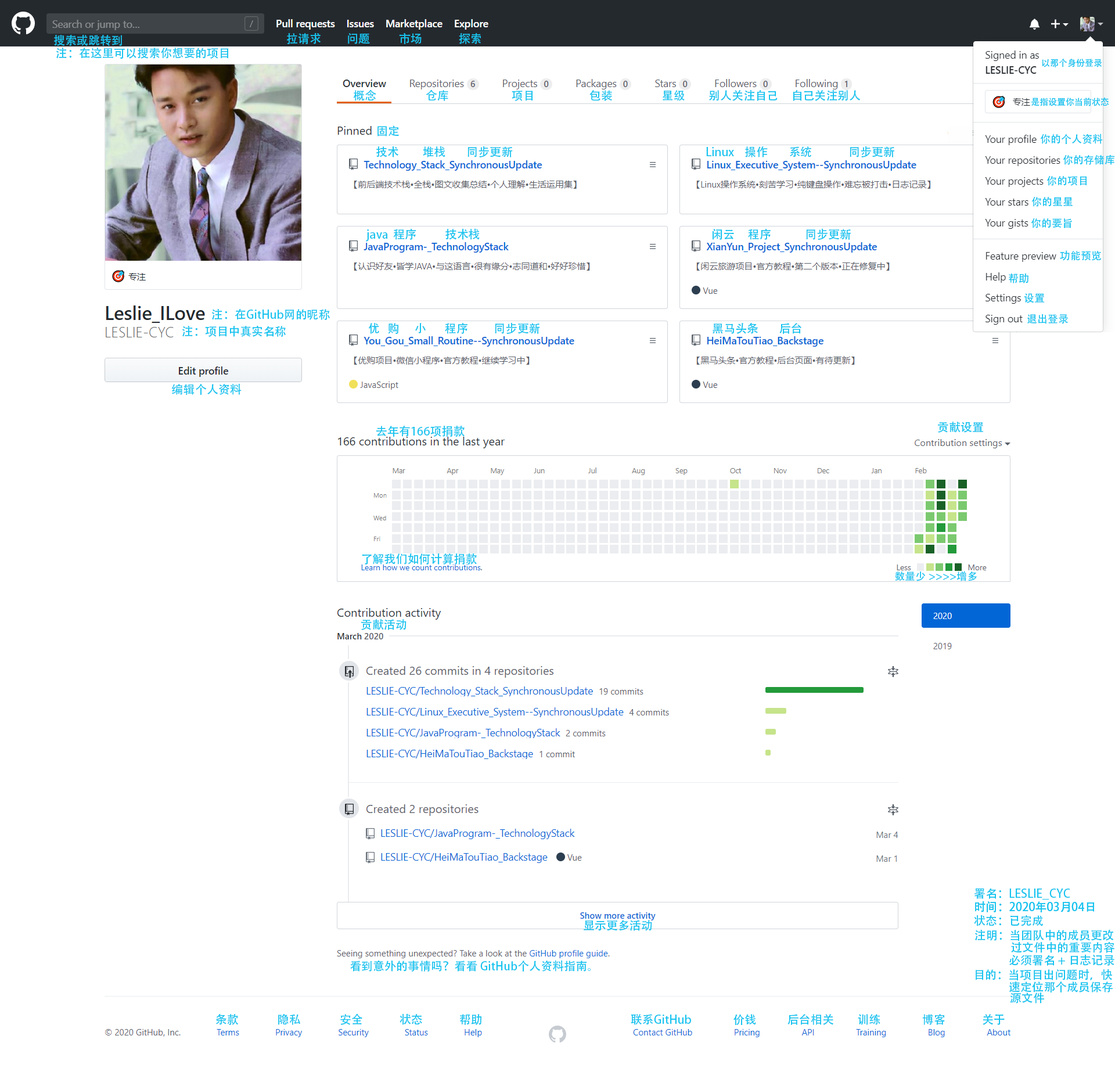
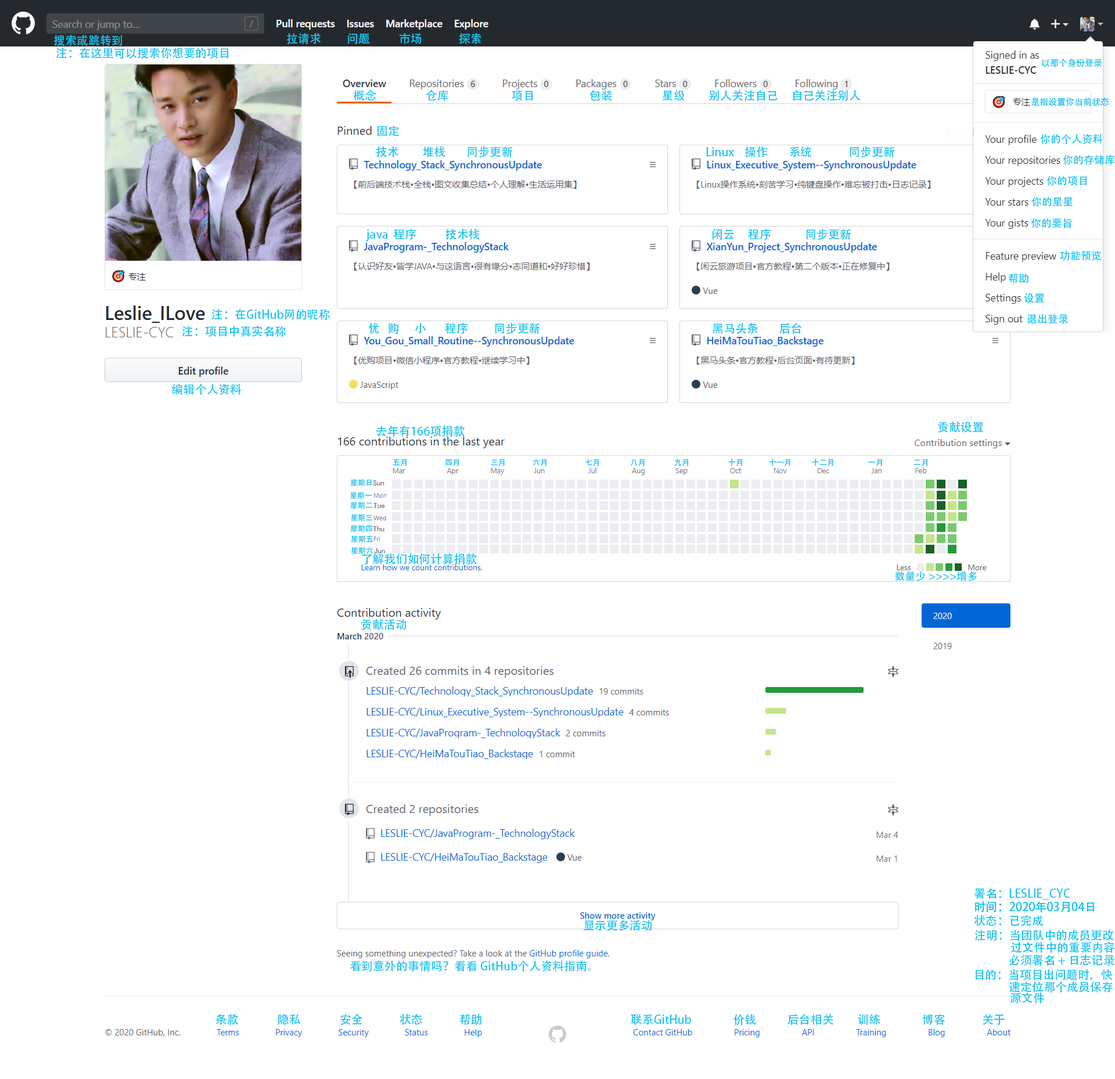
Layer changes from the first 1115x1079 image to the second:
added layer "Jun" above "Thu" over [374, 548, 386, 554]
added layer "Thu" above "Tue" over [372, 526, 385, 532]
added layer "Tue" above "Sun" over [373, 502, 386, 509]
added layer "Sun" above "星期日" over [372, 480, 385, 486]
added layer "星期日" above "星期六" over [350, 479, 372, 487]
added layer "星期六" above "星期五" over [350, 546, 373, 555]
added layer "星期五" above "星期四" over [350, 535, 374, 543]
added layer "星期四" above "星期三" over [350, 525, 373, 533]
added layer "星期三" above "星期二" over [350, 514, 373, 521]
added layer "星期二" above "星期一" over [350, 501, 373, 509]
added layer "星期一" above "图层 4" over [350, 491, 373, 499]
added layer "五月 四月 三月 六" above "概念 仓库 项目" over [392, 458, 928, 467]
